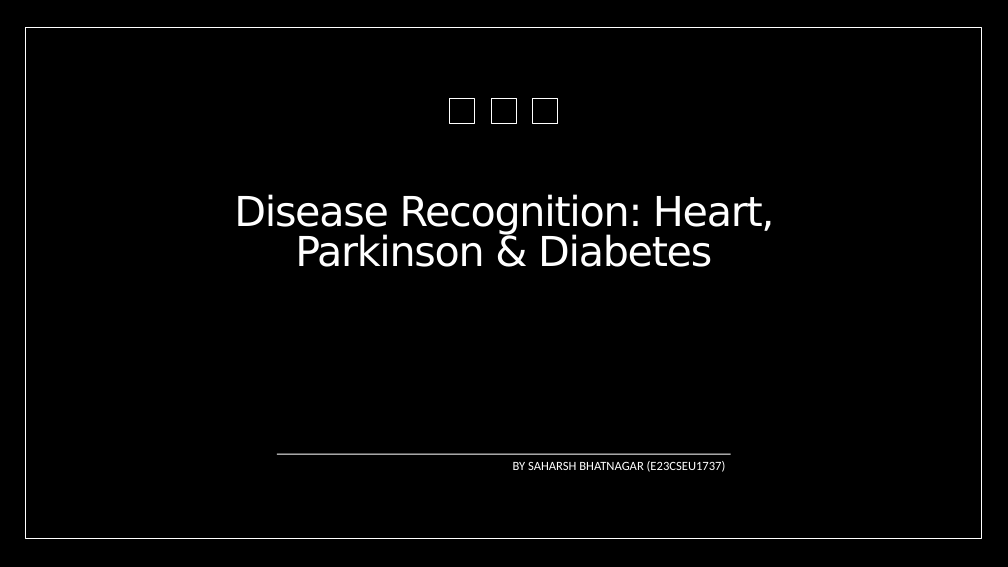
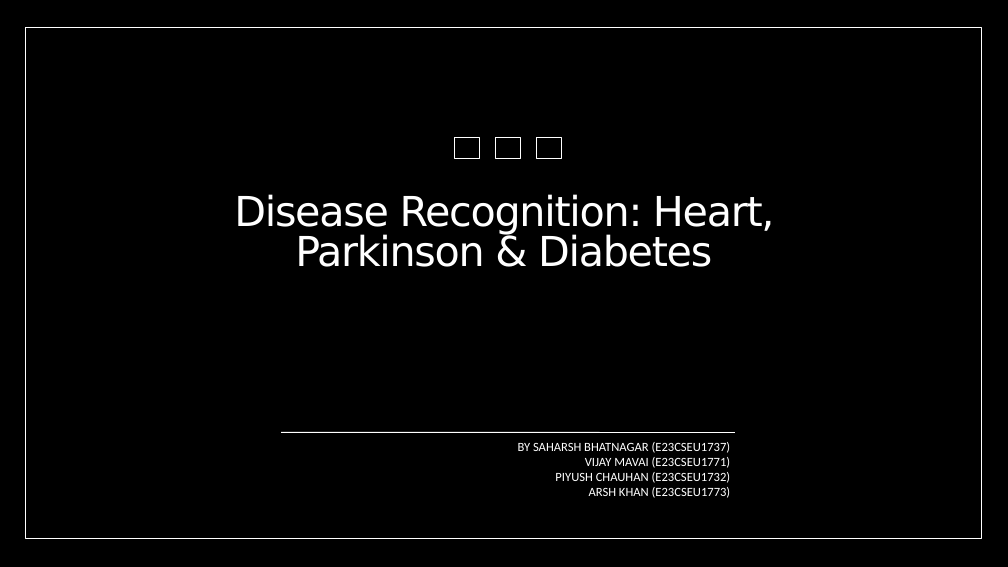
Before and after one commit to SaharshBhatnagar/Disease-Recognition, a slide deck: slide 1 of PPT/Disease Recognition Heart, Parkinson & Diabetes.pptx. Drawn at 1008x567 pixels with LibreOffice and Linux fonts; fonts in the diff are those of the drawing; background and template pictures are left out. Boxes give left, top, right and bottom in pixels: in the first picture for what was removed or moved away, otherwise in the second. Text is boxed around its words. In the diff, an @@ line names an element or a change of style, - is before the commit and + after.

```diff
--- a/PPT/Disease Recognition Heart, Parkinson & Diabetes.pptx
+++ b/PPT/Disease Recognition Heart, Parkinson & Diabetes.pptx
@@ freeform shape: place and size @@
-freeform shape at (450,98,557,123)
+freeform shape at (454,138,562,159)
@@ freeform shape: place and size @@
-freeform shape at (277,454,731,455)
+freeform shape at (281,432,735,433)
@@ text "BY SAHARSH BHATNAGAR (E23CSEU1737)": place and size @@
-text "BY SAHARSH BHATNAGAR (E23CSEU1737)" at (513,461,726,472)
+text "BY SAHARSH BHATNAGAR (E23CSEU1737)" at (518,442,731,498)
@@ text at (555,457,731,498): paragraphs added @@
+VIJAY MAVAI (E23CSEU1771)
+PIYUSH CHAUHAN (E23CSEU1732)
+ARSH KHAN (E23CSEU1773)
```
Also in this commit, not shown: 1 other slide changed.
